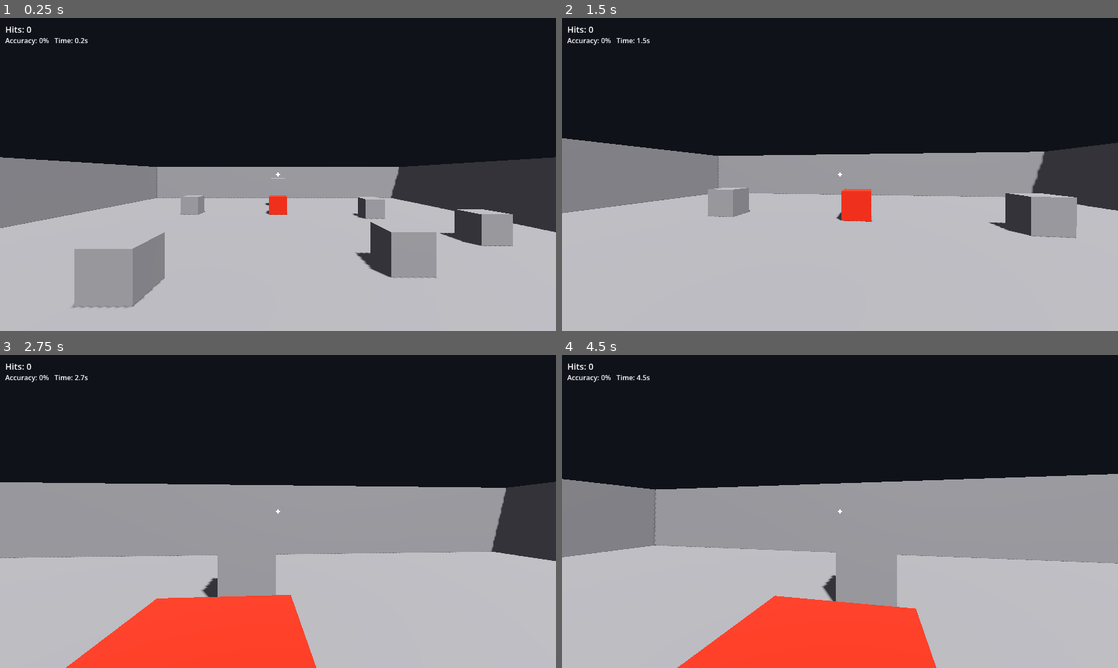
Above: before the commit, frames 1-4 (two rows, left to right).
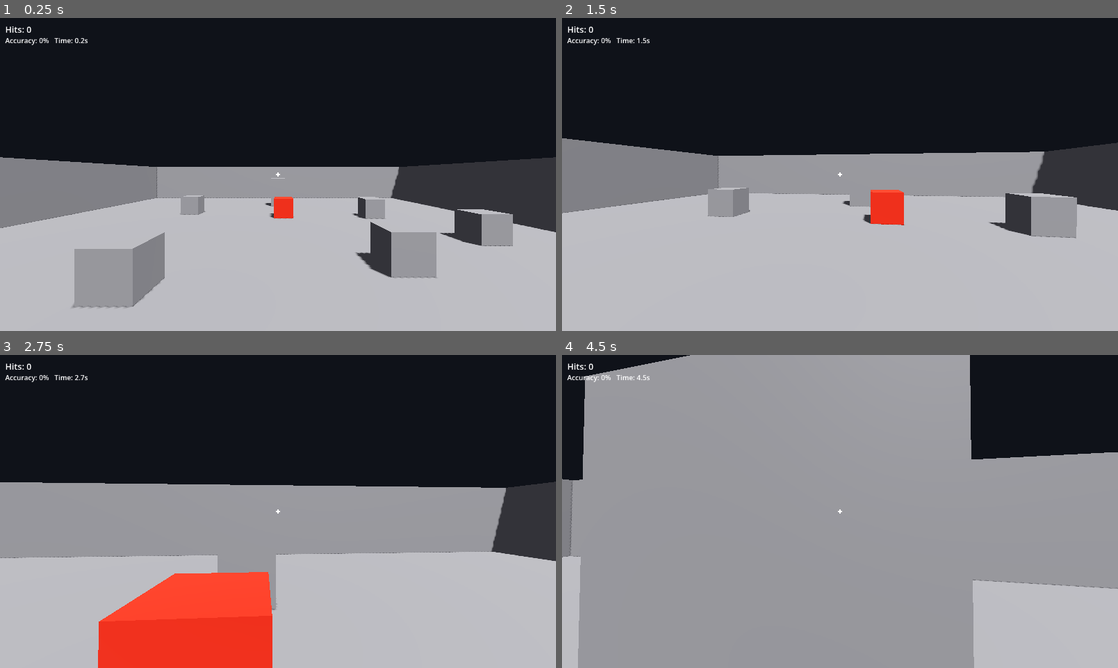
Above: after the commit, the same moments.

Repository: abdulakimabdimanapov-rgb/JUPI
Game: Godot game, scene res://scenes/main_3d.tscn
The game is run twice, just before and just after one commit, with the same random seed, the same clock (stepped at 60 frames per second) and the same inputs.
Inputs (mouse positions are in pixels of both pictures, inside the frame that each line leads up to):
- Up to frame 1 (0.25 s): no input
- Up to frame 2 (1.5 s): move the mouse to (867, 174) at 0.52 s; hold W (move_forward) from 0.53 s (still down); click (867, 174) at 0.67 s; move the mouse to (812, 174) at 1.27 s
- Up to frame 3 (2.75 s): keep holding W (move_forward); move the mouse to (289, 505) at 2.02 s
- Up to frame 4 (4.5 s): keep holding W (move_forward); move the mouse to (834, 517) at 2.77 s; click (834, 517) at 2.92 s; move the mouse to (878, 514) at 3.52 s; tap Enter at 4.25 s; move the mouse to (795, 508) at 4.27 s

The runs differ from the first frame. In frame 1, 0.2% of the frame differs, in the area x 47-53%, y 56-65%; in frame 2, 1.2%; in frame 3, 3.6%; in frame 4, 57%, in the area x 0-100%, y 0-100%.

Commit message:
Make the target respawn higher and drift for a better aim challenge
After a hit the target now respawns at a random height tier (floor 0.5 /
chest 1.5 / high 2.2) at a random spot, then slowly drifts around its
anchor between shots, so the player must re-aim vertically and track a
moving cube. Scoring and the aim mechanic are unchanged.

🤖 Generated with Codebuff
Co-Authored-By: Codebuff <noreply@codebuff.com>

Diff:
--- a/scripts/main_3d.gd
+++ b/scripts/main_3d.gd
@@ -5,15 +5,20 @@
 ## - When the player fires (player_3d.gd emits aim_requested on LMB while
 ##   the mouse is captured), a ray is cast from the exact center of the
 ##   head camera. If it hits the target cube the hit is counted and the
-##   target moves to another spot in the room.
+##   target respawns elsewhere.
 ## - Every fired shot (hit or miss) is counted, so accuracy is
 ##   hits / shots. Elapsed session time is tracked and both are shown in
 ##   the HUD. A scene restart resets the score naturally.
 ##
+## Target behaviour: after a hit it jumps to a random spot and height
+## tier (floor / chest / high) and drifts slowly around that anchor, so
+## the player must re-aim vertically and track a moving cube.
+##
 ## Everything else (movement, mouse look, world geometry) lives in the
 ## scenes / player_3d.gd and is intentionally untouched here.
 
-## Floor positions the target can jump to after a hit.
+## Floor positions the target can jump to after a hit (y is unused;
+## the height tier is chosen separately).
 const TARGET_CANDIDATES := [
 	Vector3(-6, 0.5, -7),
 	Vector3(6, 0.5, -7),
@@ -25,11 +30,19 @@
 	Vector3(4, 0.5, 0),
 ]
 
+## Center heights the cube can respawn at (floor, chest, high).
+const HEIGHT_TIERS := [0.5, 1.5, 2.2]
+
 const RAY_LENGTH := 100.0
+## Slow horizontal drift around the anchor after each respawn.
+const SWAY_RADIUS := 1.0
+const SWAY_SPEED := 1.2
 
 var _hits := 0
 var _shots := 0
 var _elapsed := 0.0
+var _sway_t := 0.0
+var _anchor := Vector3(0, 0.5, -4)
 
 @onready var _target: StaticBody3D = $Target
 @onready var _player: CharacterBody3D = $Player
@@ -40,6 +53,7 @@
 
 func _ready() -> void:
 	_player.aim_requested.connect(_on_aim_requested)
+	_anchor = _target.position
 	_hits_label.text = "Hits: %d" % _hits
 	_stats_label.text = _stats_text()
 
@@ -47,6 +61,16 @@
 func _process(delta: float) -> void:
 	_elapsed += delta
 	_stats_label.text = _stats_text()
+
+
+func _physics_process(delta: float) -> void:
+	# Drift the target slowly around its anchor so it must be tracked.
+	_sway_t += delta * SWAY_SPEED
+	_target.position = _anchor + Vector3(
+		sin(_sway_t) * SWAY_RADIUS,
+		0.0,
+		cos(_sway_t * 0.7) * SWAY_RADIUS
+	)
 
 
 func _on_aim_requested() -> void:
@@ -67,14 +91,19 @@
 	_hits += 1
 	_hits_label.text = "Hits: %d" % _hits
 	_stats_label.text = _stats_text()
-	_move_target()
+	_respawn_target()
 
 
-func _move_target() -> void:
+func _respawn_target() -> void:
 	var free := TARGET_CANDIDATES.filter(
-		func(pos: Vector3) -> bool: return pos != _target.position
+		func(pos: Vector3) -> bool:
+			return Vector2(pos.x, pos.z) != Vector2(_anchor.x, _anchor.z)
 	)
-	_target.position = free[randi() % free.size()]
+	var spot: Vector3 = free[randi() % free.size()]
+	var tier: float = HEIGHT_TIERS[randi() % HEIGHT_TIERS.size()]
+	_anchor = Vector3(spot.x, tier, spot.z)
+	_sway_t = randf() * TAU
+	_target.position = _anchor
 
 
 func _stats_text() -> String:
